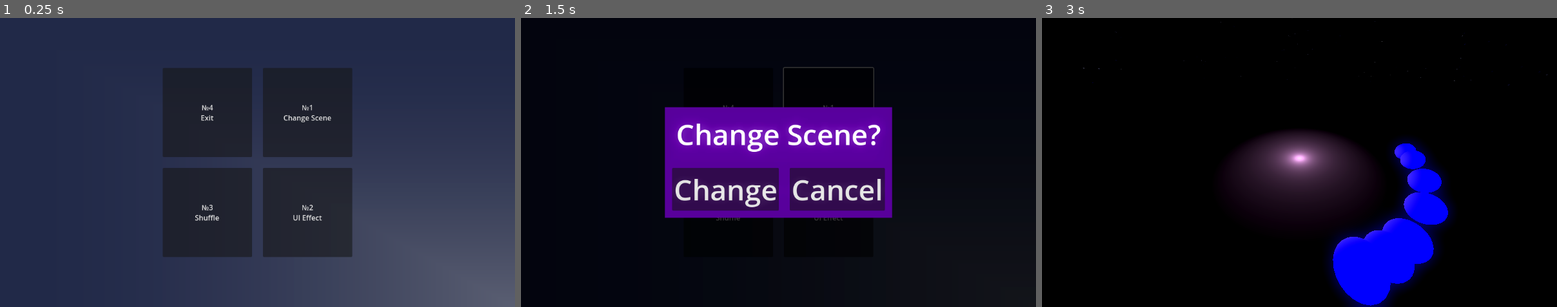
Above: before the commit, frames 1-3 (left to right).
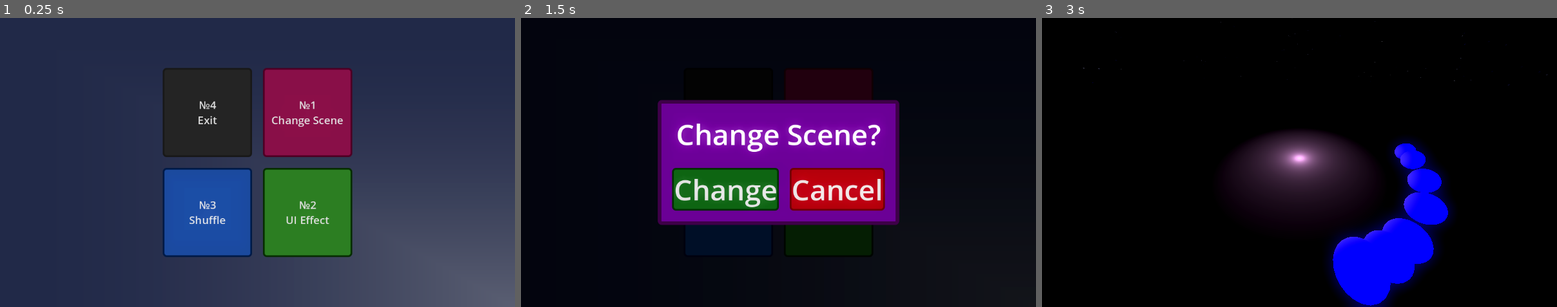
Above: after the commit, the same moments.

Repository: ash4rk/sphere-around-the-campfire
Game: Godot game, scene res://main.tscn
Same seed, same stepped clock (60 frames per second), same inputs: the game is played once before the commit and once after it.
Inputs:
- Up to frame 1 (0.25 s): no input
- Up to frame 2 (1.5 s): click "№1 Change Scene" at 0.5 s; click "№3 Shuffle" at 1.25 s
- Up to frame 3 (3 s): click "№2 UI Effect" at 2 s; click "Change" at 2.75 s

The runs differ from the first frame. In frame 1, 16% of the frame differs, in the area x 31-69%, y 17-83%; in frame 2, 14%; in frame 3, nothing differs.

Commit message:
FIX: Update project theme

Diff:
--- /dev/null
+++ b/assets/theme.tres
@@ -0,0 +1,59 @@
+[gd_resource type="Theme" load_steps=5 format=3 uid="uid://cqx7a2for4r1c"]
+
+[sub_resource type="StyleBoxFlat" id="StyleBoxFlat_fl448"]
+bg_color = Color(0.160784, 0.160784, 0.160784, 0.694118)
+border_width_left = 4
+border_width_top = 4
+border_width_right = 4
+border_width_bottom = 4
+border_color = Color(0.105882, 0.105882, 0.105882, 1)
+corner_radius_top_left = 8
+corner_radius_top_right = 8
+corner_radius_bottom_right = 8
+corner_radius_bottom_left = 8
+
+[sub_resource type="StyleBoxFlat" id="StyleBoxFlat_crk7w"]
+bg_color = Color(0.14902, 0.14902, 0.14902, 1)
+border_width_left = 4
+border_width_top = 4
+border_width_right = 4
+border_width_bottom = 4
+border_color = Color(0.105882, 0.105882, 0.105882, 1)
+corner_radius_top_left = 8
+corner_radius_top_right = 8
+corner_radius_bottom_right = 8
+corner_radius_bottom_left = 8
+
+[sub_resource type="StyleBoxFlat" id="StyleBoxFlat_3axms"]
+bg_color = Color(0.0941176, 0.0941176, 0.0941176, 1)
+border_width_left = 4
+border_width_top = 4
+border_width_right = 4
+border_width_bottom = 4
+border_color = Color(0.105882, 0.105882, 0.105882, 1)
+corner_radius_top_left = 8
+corner_radius_top_right = 8
+corner_radius_bottom_right = 8
+corner_radius_bottom_left = 8
+
+[sub_resource type="StyleBoxFlat" id="StyleBoxFlat_6k8s5"]
+bg_color = Color(0.419608, 0, 0.588235, 1)
+border_width_left = 8
+border_width_top = 8
+border_width_right = 8
+border_width_bottom = 8
+border_color = Color(0.243137, 0, 0.282353, 1)
+corner_radius_top_left = 8
+corner_radius_top_right = 8
+corner_radius_bottom_right = 8
+corner_radius_bottom_left = 8
+expand_margin_left = 24.0
+expand_margin_top = 24.0
+expand_margin_right = 24.0
+expand_margin_bottom = 24.0
+
+[resource]
+Button/styles/hover = SubResource("StyleBoxFlat_fl448")
+Button/styles/normal = SubResource("StyleBoxFlat_crk7w")
+Button/styles/pressed = SubResource("StyleBoxFlat_3axms")
+PanelContainer/styles/panel = SubResource("StyleBoxFlat_6k8s5")
--- a/main.tscn
+++ b/main.tscn
@@ -1,7 +1,8 @@
-[gd_scene load_steps=12 format=3 uid="uid://bn8flcsoje6e6"]
+[gd_scene load_steps=22 format=3 uid="uid://bn8flcsoje6e6"]
 
 [ext_resource type="Shader" path="res://assets/main_bg.gdshader" id="1_ecbd2"]
 [ext_resource type="Script" path="res://scenes/exit_button.gd" id="1_wtym7"]
+[ext_resource type="Theme" uid="uid://cqx7a2for4r1c" path="res://assets/theme.tres" id="1_ye73f"]
 [ext_resource type="Script" path="res://scenes/shuffle_button.gd" id="2_677ww"]
 [ext_resource type="Script" path="res://scenes/change_scene_button.gd" id="2_iaymu"]
 [ext_resource type="PackedScene" uid="uid://bllbepjpxmjuo" path="res://scenes/sphere_and_fire.tscn" id="3_ei0tb"]
@@ -13,6 +14,114 @@
 shader = ExtResource("1_ecbd2")
 shader_parameter/cells_colour = Color(1, 1, 1, 1)
 shader_parameter/lines_colour = Color(0.137255, 0.164706, 0.282353, 1)
+
+[sub_resource type="StyleBoxFlat" id="StyleBoxFlat_5wh5u"]
+bg_color = Color(0.537255, 0.0745098, 0.282353, 1)
+border_width_left = 4
+border_width_top = 4
+border_width_right = 4
+border_width_bottom = 4
+border_color = Color(0.301961, 0.0235294, 0.14902, 1)
+corner_radius_top_left = 8
+corner_radius_top_right = 8
+corner_radius_bottom_right = 8
+corner_radius_bottom_left = 8
+
+[sub_resource type="StyleBoxFlat" id="StyleBoxFlat_renkg"]
+bg_color = Color(0.537255, 0.0745098, 0.282353, 0.47451)
+border_width_left = 4
+border_width_top = 4
+border_width_right = 4
+border_width_bottom = 4
+border_color = Color(0.301961, 0.0235294, 0.14902, 1)
+corner_radius_top_left = 8
+corner_radius_top_right = 8
+corner_radius_bottom_right = 8
+corner_radius_bottom_left = 8
+
+[sub_resource type="StyleBoxFlat" id="StyleBoxFlat_t6c1t"]
+bg_color = Color(0.235294, 0.0156863, 0.109804, 1)
+border_width_left = 4
+border_width_top = 4
+border_width_right = 4
+border_width_bottom = 4
+border_color = Color(0.301961, 0.0235294, 0.14902, 1)
+corner_radius_top_left = 8
+corner_radius_top_right = 8
+corner_radius_bottom_right = 8
+corner_radius_bottom_left = 8
+
+[sub_resource type="StyleBoxFlat" id="StyleBoxFlat_t2fjm"]
+bg_color = Color(0.117647, 0.290196, 0.619608, 1)
+border_width_left = 4
+border_width_top = 4
+border_width_right = 4
+border_width_bottom = 4
+border_color = Color(0.027451, 0.113725, 0.278431, 1)
+corner_radius_top_left = 8
+corner_radius_top_right = 8
+corner_radius_bottom_right = 8
+corner_radius_bottom_left = 8
+
+[sub_resource type="StyleBoxFlat" id="StyleBoxFlat_psfsj"]
+bg_color = Color(0.117647, 0.290196, 0.619608, 0.509804)
+border_width_left = 4
+border_width_top = 4
+border_width_right = 4
+border_width_bottom = 4
+border_color = Color(0.027451, 0.113725, 0.278431, 1)
+corner_radius_top_left = 8
+corner_radius_top_right = 8
+corner_radius_bottom_right = 8
+corner_radius_bottom_left = 8
+
+[sub_resource type="StyleBoxFlat" id="StyleBoxFlat_nrehf"]
+bg_color = Color(0.054902, 0.164706, 0.380392, 1)
+border_width_left = 4
+border_width_top = 4
+border_width_right = 4
+border_width_bottom = 4
+border_color = Color(0.027451, 0.113725, 0.278431, 1)
+corner_radius_top_left = 8
+corner_radius_top_right = 8
+corner_radius_bottom_right = 8
+corner_radius_bottom_left = 8
+
+[sub_resource type="StyleBoxFlat" id="StyleBoxFlat_f7x3q"]
+bg_color = Color(0.179643, 0.49407, 0.141306, 1)
+border_width_left = 4
+border_width_top = 4
+border_width_right = 4
+border_width_bottom = 4
+border_color = Color(0.0470588, 0.180392, 0.0313726, 1)
+corner_radius_top_left = 8
+corner_radius_top_right = 8
+corner_radius_bottom_right = 8
+corner_radius_bottom_left = 8
+
+[sub_resource type="StyleBoxFlat" id="StyleBoxFlat_4sit2"]
+bg_color = Color(0.180392, 0.494118, 0.141176, 0.47451)
+border_width_left = 4
+border_width_top = 4
+border_width_right = 4
+border_width_bottom = 4
+border_color = Color(0.0470588, 0.180392, 0.0313726, 1)
+corner_radius_top_left = 8
+corner_radius_top_right = 8
+corner_radius_bottom_right = 8
+corner_radius_bottom_left = 8
+
+[sub_resource type="StyleBoxFlat" id="StyleBoxFlat_7ch17"]
+bg_color = Color(0.0627451, 0.215686, 0.0431373, 1)
+border_width_left = 4
+border_width_top = 4
+border_width_right = 4
+border_width_bottom = 4
+border_color = Color(0.0470588, 0.180392, 0.0313726, 1)
+corner_radius_top_left = 8
+corner_radius_top_right = 8
+corner_radius_bottom_right = 8
+corner_radius_bottom_left = 8
 
 [sub_resource type="ShaderMaterial" id="ShaderMaterial_5cyg6"]
 shader = ExtResource("5_m1gtu")
@@ -35,6 +144,7 @@
 anchor_bottom = 1.0
 grow_horizontal = 2
 grow_vertical = 2
+theme = ExtResource("1_ye73f")
 
 [node name="BG" type="ColorRect" parent="."]
 material = SubResource("ShaderMaterial_diabo")
@@ -68,6 +178,8 @@
 [node name="ExitButton" type="Button" parent="GridContainer"]
 custom_minimum_size = Vector2(200, 200)
 layout_mode = 2
+focus_mode = 0
+theme_override_font_sizes/font_size = 24
 text = "№4
 Exit"
 script = ExtResource("1_wtym7")
@@ -75,6 +187,11 @@
 [node name="ChangeSceneButton" type="Button" parent="GridContainer"]
 custom_minimum_size = Vector2(200, 200)
 layout_mode = 2
+focus_mode = 0
+theme_override_font_sizes/font_size = 24
+theme_override_styles/normal = SubResource("StyleBoxFlat_5wh5u")
+theme_override_styles/hover = SubResource("StyleBoxFlat_renkg")
+theme_override_styles/pressed = SubResource("StyleBoxFlat_t6c1t")
 text = "№1
 Change Scene"
 script = ExtResource("2_iaymu")
@@ -83,6 +200,11 @@
 [node name="ShuffleButton" type="Button" parent="GridContainer"]
 custom_minimum_size = Vector2(200, 200)
 layout_mode = 2
+focus_mode = 0
+theme_override_font_sizes/font_size = 24
+theme_override_styles/normal = SubResource("StyleBoxFlat_t2fjm")
+theme_override_styles/hover = SubResource("StyleBoxFlat_psfsj")
+theme_override_styles/pressed = SubResource("StyleBoxFlat_nrehf")
 text = "№3
 Shuffle"
 script = ExtResource("2_677ww")
@@ -90,6 +212,11 @@
 [node name="UIEffectButton" type="Button" parent="GridContainer" node_paths=PackedStringArray("glitch_effect")]
 custom_minimum_size = Vector2(200, 200)
 layout_mode = 2
+focus_mode = 0
+theme_override_font_sizes/font_size = 24
+theme_override_styles/normal = SubResource("StyleBoxFlat_f7x3q")
+theme_override_styles/hover = SubResource("StyleBoxFlat_4sit2")
+theme_override_styles/pressed = SubResource("StyleBoxFlat_7ch17")
 text = "№2
 UI Effect"
 script = ExtResource("5_j56rl")
--- a/scenes/custom_dialog.tscn
+++ b/scenes/custom_dialog.tscn
@@ -1,16 +1,79 @@
-[gd_scene load_steps=4 format=3 uid="uid://bqkqx83uhy1tm"]
+[gd_scene load_steps=9 format=3 uid="uid://bqkqx83uhy1tm"]
 
 [ext_resource type="Script" path="res://scenes/custom_dialog.gd" id="1_c68wv"]
+[ext_resource type="Theme" uid="uid://cqx7a2for4r1c" path="res://assets/theme.tres" id="2_4deg4"]
 
-[sub_resource type="ImageTexture" id="ImageTexture_x0owk"]
+[sub_resource type="StyleBoxFlat" id="StyleBoxFlat_w8ify"]
+bg_color = Color(0.0705882, 0.396078, 0.0862745, 1)
+border_width_left = 4
+border_width_top = 4
+border_width_right = 4
+border_width_bottom = 4
+border_color = Color(0.0196078, 0.188235, 0.0235294, 1)
+corner_radius_top_left = 8
+corner_radius_top_right = 8
+corner_radius_bottom_right = 8
+corner_radius_bottom_left = 8
 
-[sub_resource type="StyleBoxTexture" id="StyleBoxTexture_1ovve"]
-texture = SubResource("ImageTexture_x0owk")
-expand_margin_left = 16.0
-expand_margin_top = 16.0
-expand_margin_right = 16.0
-expand_margin_bottom = 16.0
-modulate_color = Color(0.345098, 0.690196, 0.607843, 1)
+[sub_resource type="StyleBoxFlat" id="StyleBoxFlat_c30xq"]
+bg_color = Color(0.129412, 0.658824, 0.160784, 0.564706)
+border_width_left = 4
+border_width_top = 4
+border_width_right = 4
+border_width_bottom = 4
+border_color = Color(0.027451, 0.231373, 0.0352941, 1)
+corner_radius_top_left = 8
+corner_radius_top_right = 8
+corner_radius_bottom_right = 8
+corner_radius_bottom_left = 8
+
+[sub_resource type="StyleBoxFlat" id="StyleBoxFlat_3dfby"]
+bg_color = Color(0.0313726, 0.25098, 0.0431373, 1)
+border_width_left = 4
+border_width_top = 4
+border_width_right = 4
+border_width_bottom = 4
+border_color = Color(0.027451, 0.231373, 0.0352941, 1)
+corner_radius_top_left = 8
+corner_radius_top_right = 8
+corner_radius_bottom_right = 8
+corner_radius_bottom_left = 8
+
+[sub_resource type="StyleBoxFlat" id="StyleBoxFlat_20iqo"]
+bg_color = Color(0.686275, 0, 0.0627451, 1)
+border_width_left = 4
+border_width_top = 4
+border_width_right = 4
+border_width_bottom = 4
+border_color = Color(0.427451, 0, 0.0235294, 1)
+corner_radius_top_left = 8
+corner_radius_top_right = 8
+corner_radius_bottom_right = 8
+corner_radius_bottom_left = 8
+
+[sub_resource type="StyleBoxFlat" id="StyleBoxFlat_yhh6g"]
+bg_color = Color(1, 0.133333, 0.160784, 0.47451)
+border_width_left = 4
+border_width_top = 4
+border_width_right = 4
+border_width_bottom = 4
+border_color = Color(0.427451, 0, 0.0235294, 1)
+corner_radius_top_left = 8
+corner_radius_top_right = 8
+corner_radius_bottom_right = 8
+corner_radius_bottom_left = 8
+
+[sub_resource type="StyleBoxFlat" id="StyleBoxFlat_lc378"]
+bg_color = Color(0.145098, 0, 0.00392157, 1)
+border_width_left = 4
+border_width_top = 4
+border_width_right = 4
+border_width_bottom = 4
+border_color = Color(0.427451, 0, 0.0235294, 1)
+corner_radius_top_left = 8
+corner_radius_top_right = 8
+corner_radius_bottom_right = 8
+corner_radius_bottom_left = 8
 
 [node name="ExitDialog" type="ColorRect"]
 anchors_preset = 15
@@ -34,7 +97,7 @@
 offset_bottom = 20.0
 grow_horizontal = 2
 grow_vertical = 2
-theme_override_styles/panel = SubResource("StyleBoxTexture_1ovve")
+theme = ExtResource("2_4deg4")
 
 [node name="VBoxContainer" type="VBoxContainer" parent="PanelContainer"]
 layout_mode = 2
@@ -54,14 +117,22 @@
 custom_minimum_size = Vector2(128, 64)
 layout_mode = 2
 size_flags_horizontal = 3
+focus_mode = 0
 theme_override_font_sizes/font_size = 64
+theme_override_styles/normal = SubResource("StyleBoxFlat_w8ify")
+theme_override_styles/hover = SubResource("StyleBoxFlat_c30xq")
+theme_override_styles/pressed = SubResource("StyleBoxFlat_3dfby")
 text = "Yes"
 
 [node name="NoButton" type="Button" parent="PanelContainer/VBoxContainer/HBoxContainer"]
 custom_minimum_size = Vector2(128, 64)
 layout_mode = 2
 size_flags_horizontal = 3
+focus_mode = 0
 theme_override_font_sizes/font_size = 64
+theme_override_styles/normal = SubResource("StyleBoxFlat_20iqo")
+theme_override_styles/hover = SubResource("StyleBoxFlat_yhh6g")
+theme_override_styles/pressed = SubResource("StyleBoxFlat_lc378")
 text = "No"
 
 [connection signal="pressed" from="PanelContainer/VBoxContainer/HBoxContainer/YesButton" to="." method="_on_yes_button_pressed"]
